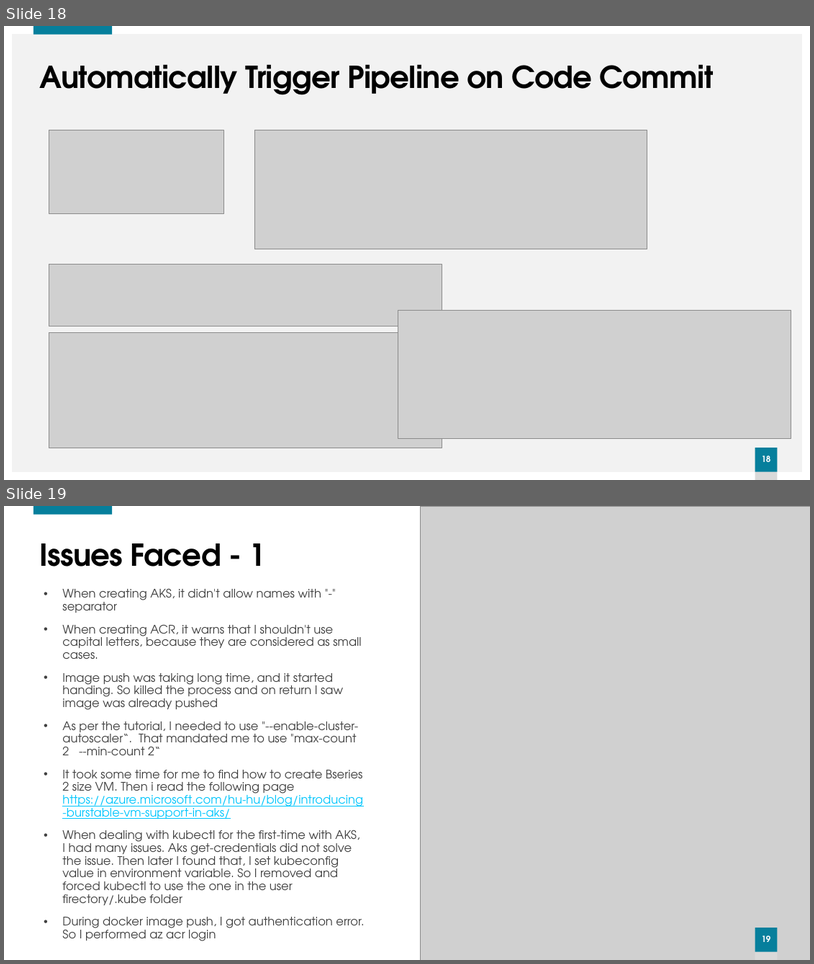
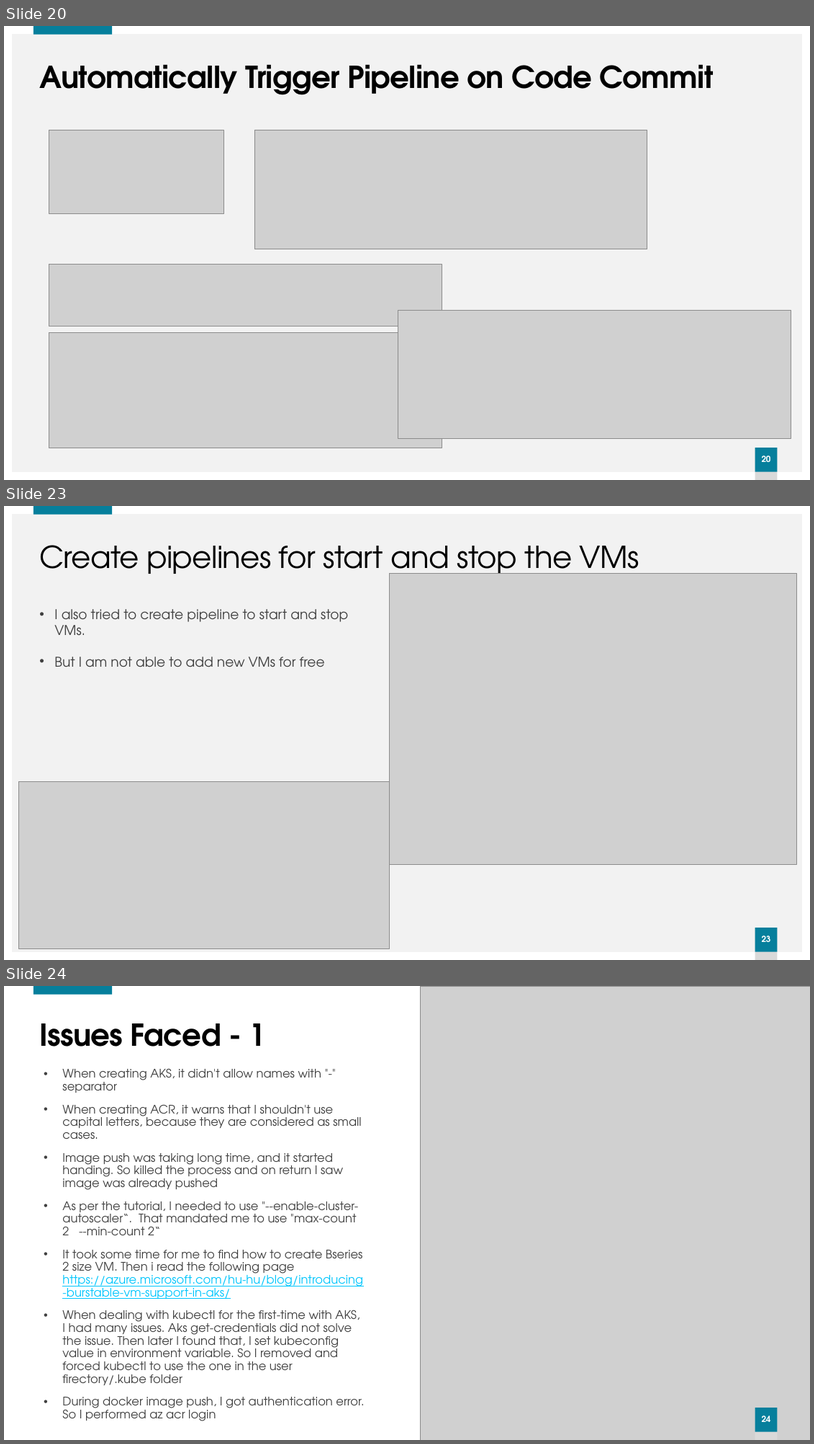
Before and after one commit to Jayaprabahar/DawnInTheCloud, a slide deck: Azure/Dawn in the Cloud.pptx. Shown one above the other, each under a label of ours: slides 18 and 19 before the commit, slides 20, 23 and 24 after it; the slides between them are not shown. The pictures are 814x964 and 814x1444 pixels, drawn with LibreOffice and Linux fonts; fonts in the diff are those of the drawing; grey boxes stand for pictures. Boxes give left, top, right and bottom in pixels: in the first picture for what was removed or moved away, otherwise in the second. Text is boxed around its words. In the diff, an @@ line names an element or a change of style, - is before the commit and + after.

```diff
--- a/Azure/Dawn in the Cloud.pptx
+++ b/Azure/Dawn in the Cloud.pptx
@@ slide 23 added at [4,506,810,960], background #F2F2F2; not listed: 4 template elements that a slide beside it also shows @@
@@ title added at [39,545,640,574], 36 pt, text #000000 @@
+Create pipelines for start and stop the VMs
@@ picture added at [390,573,797,864] @@
@@ text added at [54,609,348,667], 16 pt, text #404040 @@
+• I also tried to create pipeline to start and stop VMs.
+• But I am not able to add new VMs for free
@@ picture added at [18,782,390,948] @@
@@ what was slide 18 is now slide 20 @@
@@ page number at [762,455,772,462]: text changed @@
-18
+20
@@ what was slide 19 is now slide 24 @@
@@ page number at [762,1415,772,1422]: text changed @@
-19
+24
```
Also in this commit, not shown: 1 slide changed, 4 other slides added, 1 other file.
